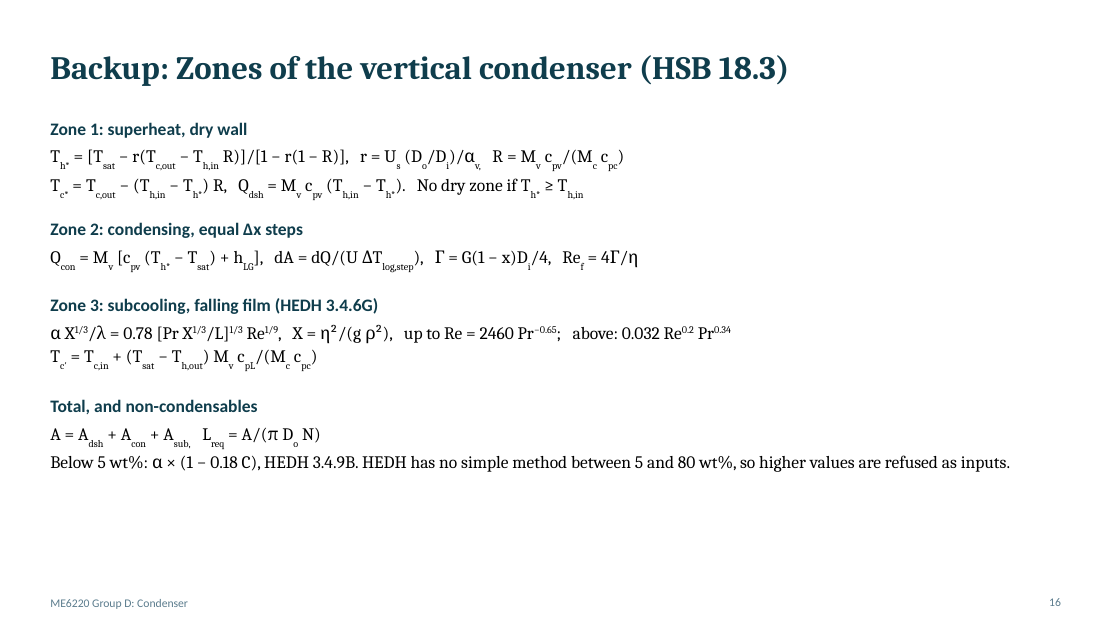
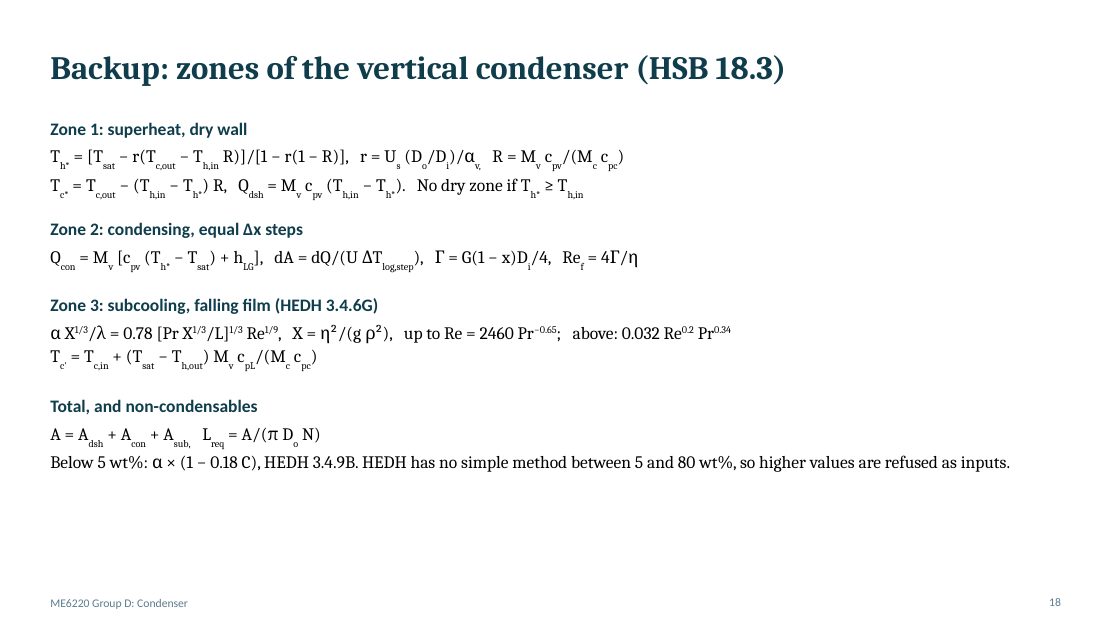
Before and after one commit to Raghav589/condenser-design-app, a slide deck: slide 18 of deliverables/ME6220_Group_D_Condenser.pptx (slide 16 before the commit). Drawn at 1120x630 pixels with LibreOffice and Linux fonts; fonts in the diff are those of the drawing. Boxes give left, top, right and bottom in pixels: in the first picture for what was removed or moved away, otherwise in the second. Text is boxed around its words. In the diff, an @@ line names an element or a change of style, - is before the commit and + after.

```diff
--- a/deliverables/ME6220_Group_D_Condenser.pptx
+++ b/deliverables/ME6220_Group_D_Condenser.pptx
@@ title at (50,55,787,86): text changed @@
-Backup: Zones of the vertical condenser (HSB 18.3)
+Backup: zones of the vertical condenser (HSB 18.3)
```
Also in this commit, not shown: 11 other slides changed, 8 slides added, 6 slides removed.
